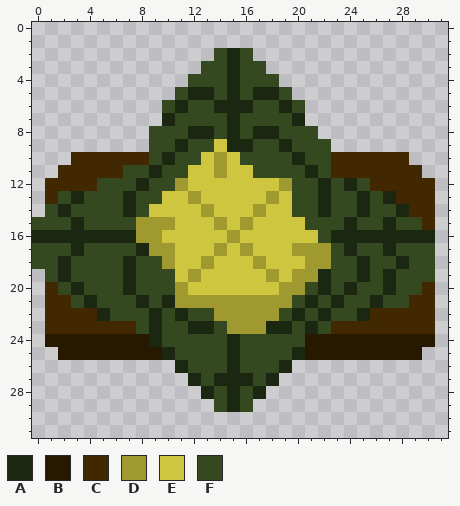
File history of a pixel-art sprite, Content/Ingredient/cracker.png. The first picture shows the starting point.
The file is 32x32 pixels.
Palette (. is transparent): A #1c2711  B #271800  C #412800  D #a0992f  E #cfc640  F #344920
Pixels before, first column x 0:
 2 ..............FAF..............
 3 .............FFAFF.............
 4 ............FFFAFFF............
 5 ...........FAAFAFAAF...........
 6 ..........FAFFAAAFFAF..........
 7 ..........AFFFFAFFFFA..........
 8 .........FFFAAFAFAAFFF.........
 9 .........FFAFFEAAFFAFFF........
10 ...CCCCCCFAFFEDEFFFFAFFCCCCCC..
11 ..CCCCCFFAFFEEDEEFFFFAFCCCCCCC.
12 .CCCCFFFAFFDEEEEEEEDFFAFAFCCCCC
13 .CFAFFFAFFEEDEEEEEDEFFAFFAFACCC
14 .FAFFFFAFEEEEDEEEDEEFFAFFAFFACC
15 FFFAFFFFDDDEEEDEDEEEEFFFAFFAFFC
16 AAAAAAAADDEEEEEDEEEEEEFAAAAAAAA
17 FFFAFFFFADDEEEDEDEEEDDDFAFFAFFF
18 FFAFFFFAFFDEEDEEEDEEEDDFFAFFAFF
19 .FAFFFFAFFFEDEEEEEDEDDAFFAFAFFF
20 .CFAFFFAFFFDEEEEEEEDDFAFAFFAFFC
21 .CCFAFFFAFADDDDDDDDDFAFAFFAFFCC
22 .CCCCAFFFAFAFFDDDDDFAFAFFACCCCC
23 .CCCCCCCFAFFAAFDDDAAFAFCCCCCCCC
24 .BBBBBBBBAFFFFFAFFFFFBBBBBBBBBB
25 ..BBBBBBBBAFFFFAFFFFABBBBBBBBB.
26 ...........AFFFAFFFA...........
27 ............AFAAAFA............
28 .............AFAFA.............
29 ..............FAF..............
The result:
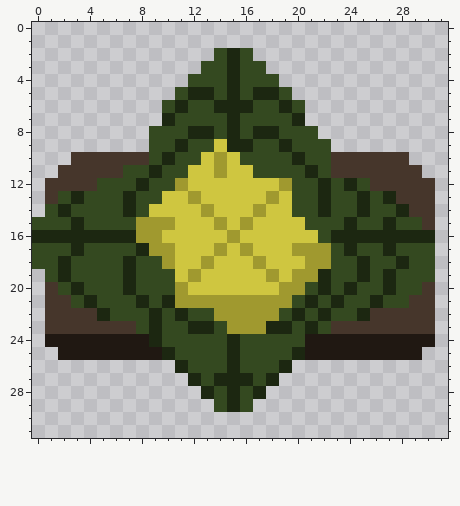
Diff:
colour B: #271800 -> #201812
colour C: #412800 -> #46362b
